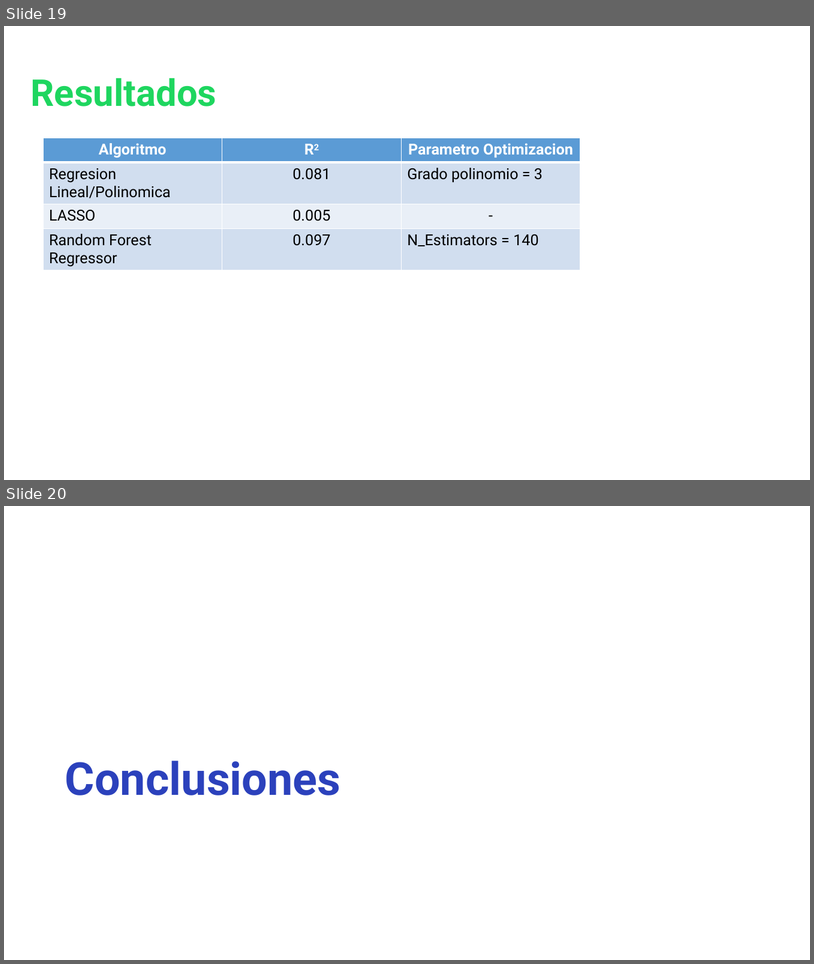
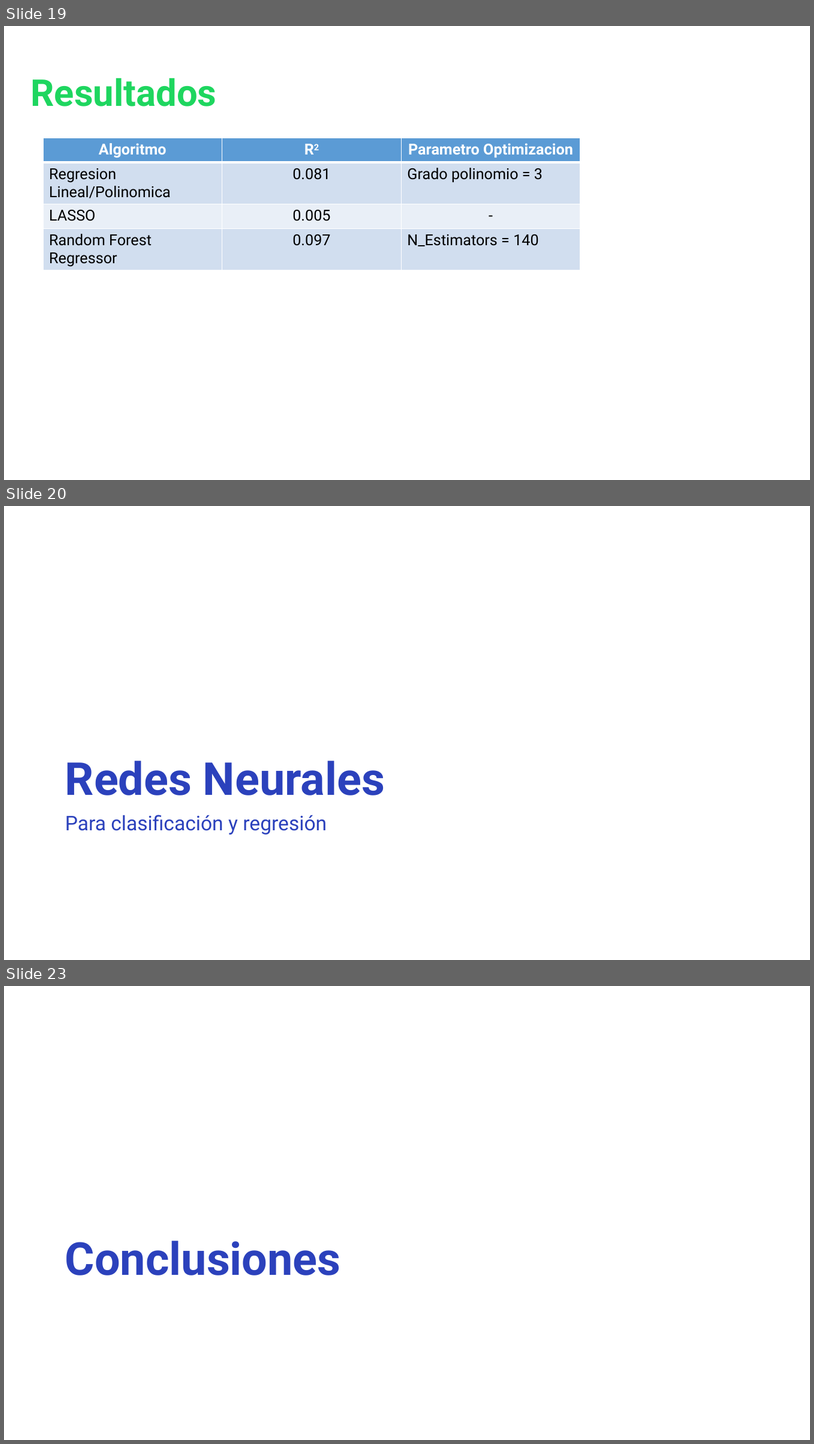
Before and after one commit to Rossana139/CoderHouse-25570-Proyecto-Spotify, a slide deck: 4 - Resumen y Presentacion/ProyectoSpotify.pptx. Shown one above the other, each under a label of ours: slides 19 and 20 before the commit, slides 19, 20 and 23 after it; the slides between them are not shown. The pictures are 814x964 and 814x1444 pixels, drawn with LibreOffice and Linux fonts; fonts in the diff are those of the drawing; background and template pictures are left out. Boxes give left, top, right and bottom in pixels: in the first picture for what was removed or moved away, otherwise in the second. Text is boxed around its words. In the diff, an @@ line names an element or a change of style, - is before the commit and + after.

```diff
--- a/4 - Resumen y Presentacion/ProyectoSpotify.pptx
+++ b/4 - Resumen y Presentacion/ProyectoSpotify.pptx
@@ slide 20 added at [4,506,810,960], background picture (left out) @@
@@ title added at [65,760,385,795], 54 pt, text #2B41BC, bold @@
+Redes Neurales
@@ text added at [65,814,327,834], 24 pt, text #2B41BC @@
+Para clasificación y regresión
@@ what was slide 20 is now slide 23 @@
```
Also in this commit, not shown: 5 slides changed, 2 other slides added, 8 other files.
